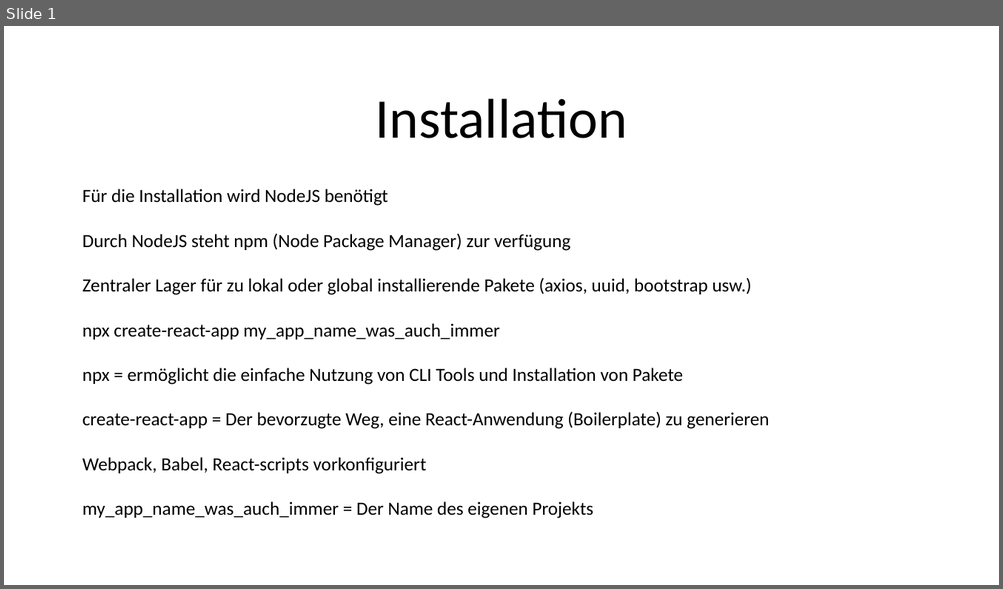
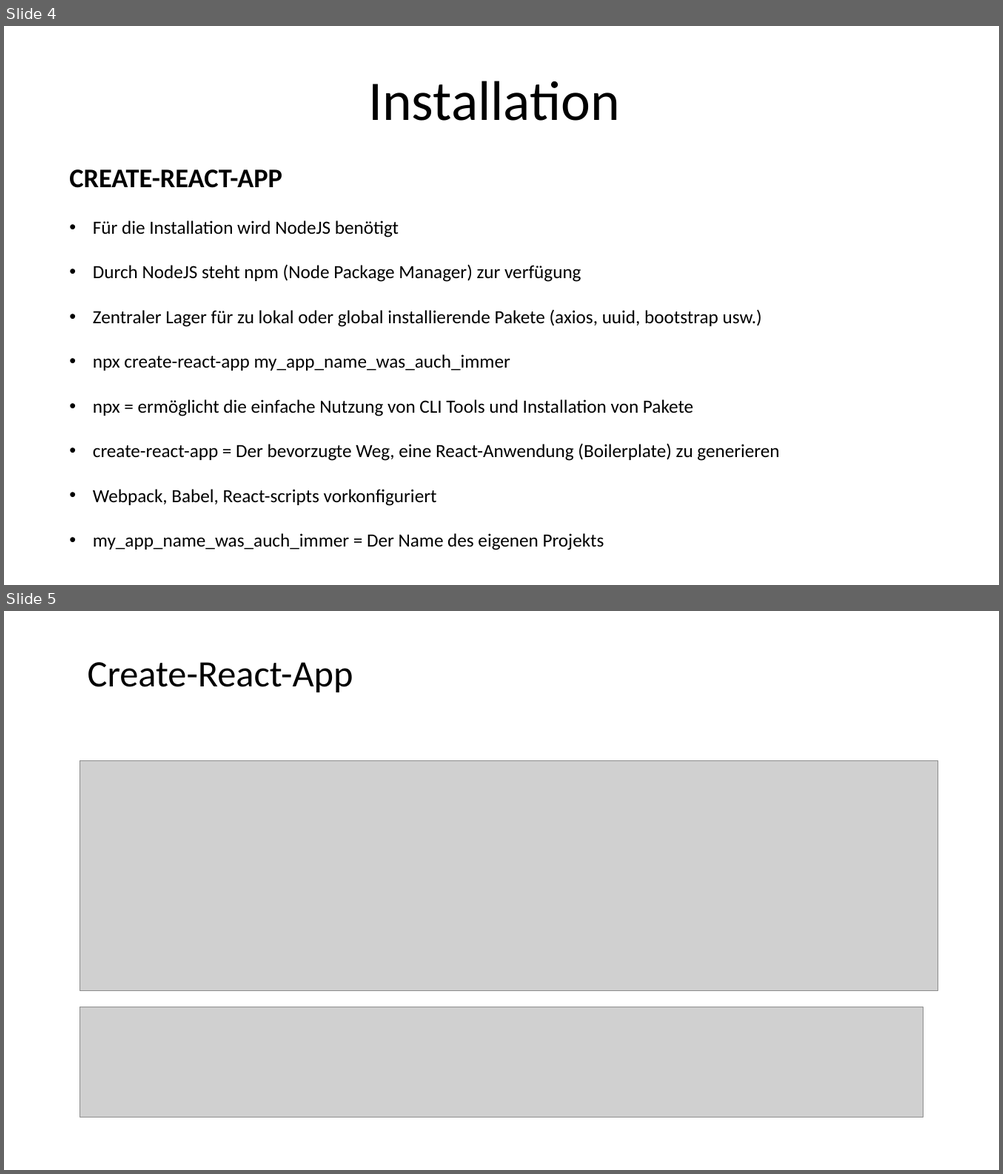
Before and after one commit to szitastamas/react_presentation_drheuer, a slide deck: React_Components.pptx. Shown one above the other, each under a label of ours: slide 1 before the commit, slides 4 and 5 after it. The pictures are 1003x589 and 1003x1174 pixels, drawn with LibreOffice and Linux fonts; fonts in the diff are those of the drawing; grey boxes stand for pictures. Boxes give left, top, right and bottom in pixels: in the first picture for what was removed or moved away, otherwise in the second. Text is boxed around its words. In the diff, an @@ line names an element or a change of style, - is before the commit and + after.

```diff
--- a/React_Components.pptx
+++ b/React_Components.pptx
@@ slide 5 added at bbox=[4, 611, 999, 1170], background #FFFFFF @@
@@ text added at bbox=[88, 662, 353, 692], 36 pt, text #000000 @@
+Create-React-App
@@ picture added at bbox=[80, 761, 938, 991] @@
@@ picture added at bbox=[80, 1008, 922, 1119] @@
@@ what was slide 1 is now slide 4 @@
@@ slide 4 changed as well @@
@@ title "Installation": place and size @@
-title "Installation" at bbox=[375, 99, 627, 138]
+title "Installation" at bbox=[368, 81, 620, 121]
@@ text "CREATE-REACT-APP": place and size @@
-text "CREATE-REACT-APP" at bbox=[82, 189, 768, 519]
+text "CREATE-REACT-APP" at bbox=[69, 170, 779, 551]
@@ text at bbox=[69, 170, 282, 188]: paragraph added @@
+CREATE-REACT-APP
@@ text at bbox=[93, 221, 779, 551]: bullet none to • @@
```
Also in this commit, not shown: 12 other slides added, 1 slide removed, 32 other files.
